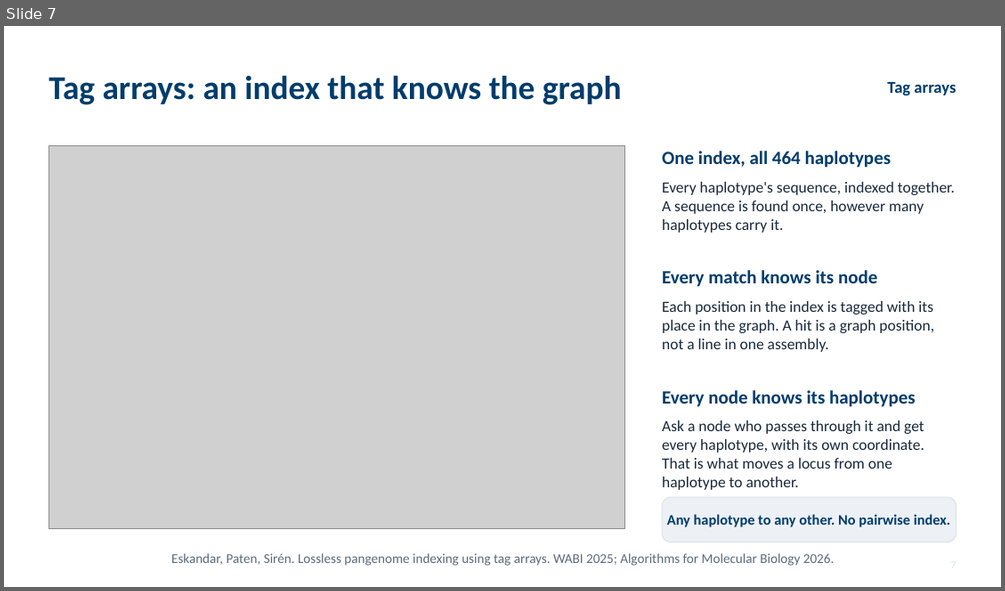
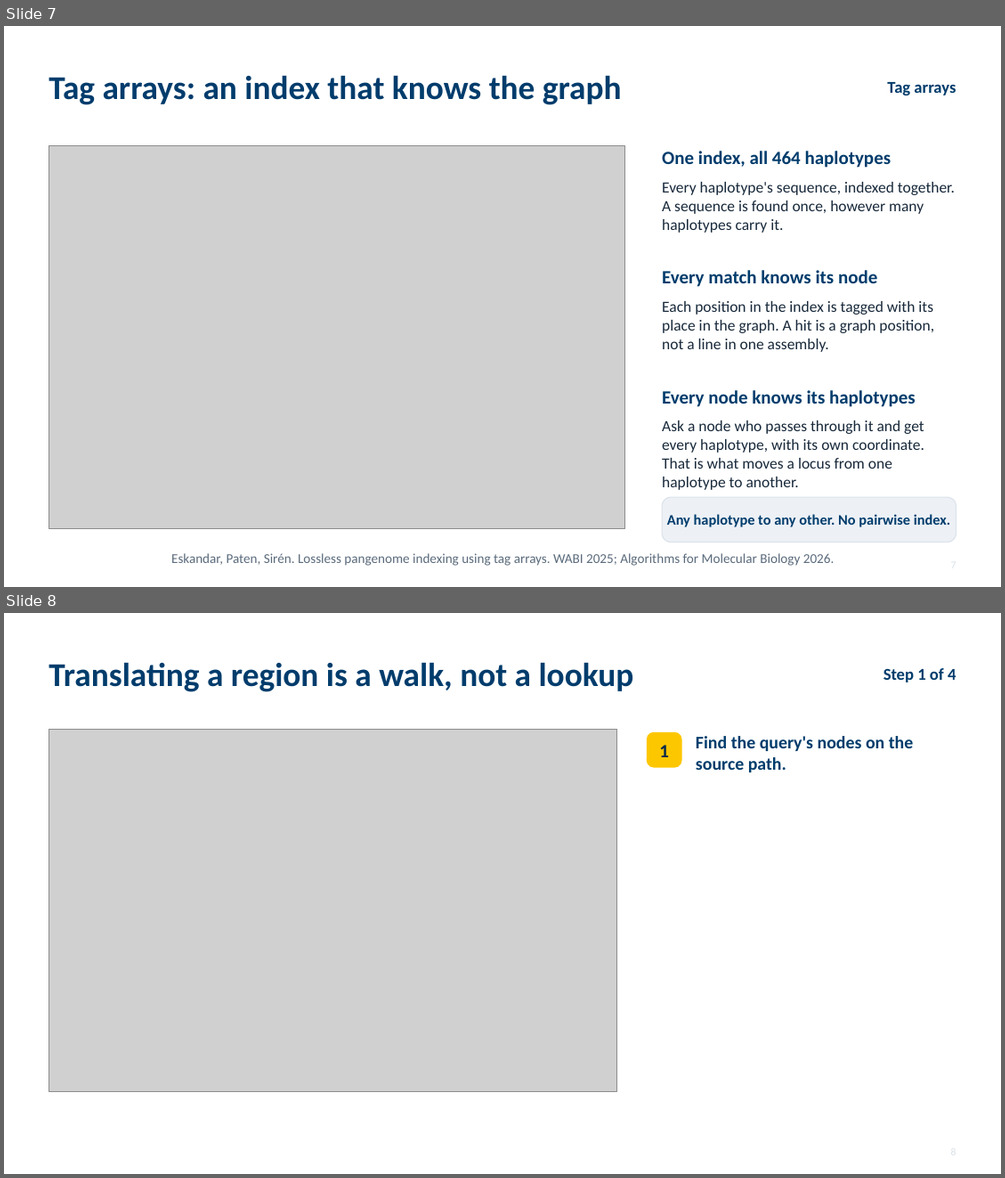
Before and after one commit to parsaeskandar/hprc_2026_poster, a slide deck: talk/HPRC2026_talk.pptx. Shown one above the other, each under a label of ours: slide 7 before the commit, slides 7 and 8 after it. The pictures are 1005x591 and 1005x1178 pixels, drawn with LibreOffice and Linux fonts; fonts in the diff are those of the drawing; grey boxes stand for pictures. Boxes give left, top, right and bottom in pixels: in the first picture for what was removed or moved away, otherwise in the second. Text is boxed around its words. In the diff, an @@ line names an element or a change of style, - is before the commit and + after.

```diff
--- a/talk/HPRC2026_talk.pptx
+++ b/talk/HPRC2026_talk.pptx
@@ slide 8 added at box(4, 613, 1001, 1174), background #FFFFFF @@
@@ text added at box(48, 662, 634, 692), 32 pt, text #003C6C, bold @@
+Translating a region is a walk, not a lookup
@@ text added at box(883, 668, 955, 682), 16 pt, text #003C6C, bold @@
+Step 1 of 4
@@ picture added at box(48, 729, 617, 1091) @@
@@ rounded rectangle added at box(647, 732, 681, 767), fill #FDC700, outline #FDC700 1 pt @@
@@ text added at box(659, 745, 669, 757), 18 pt, text #06294A, bold @@
+1
@@ text added at box(696, 736, 914, 772), 17 pt, text #003C6C, bold @@
+Find the query's nodes on the source path.
```
Also in this commit, not shown: 15 slides changed, 2 other slides added, 3 other files.
